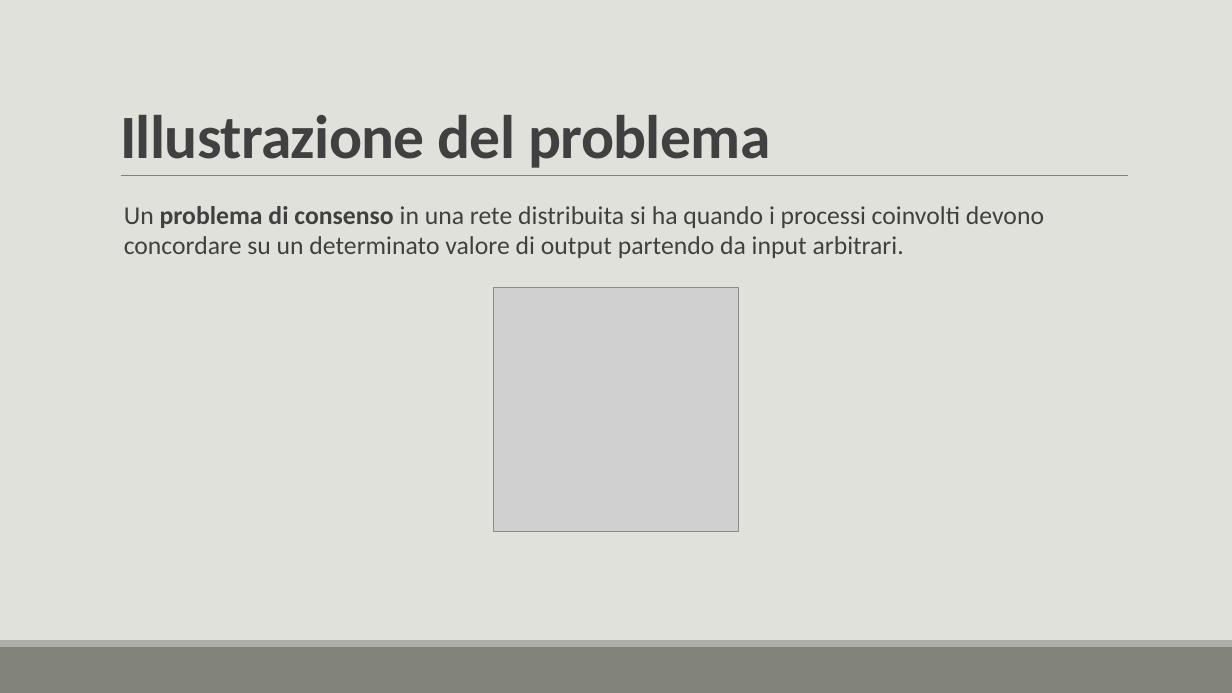
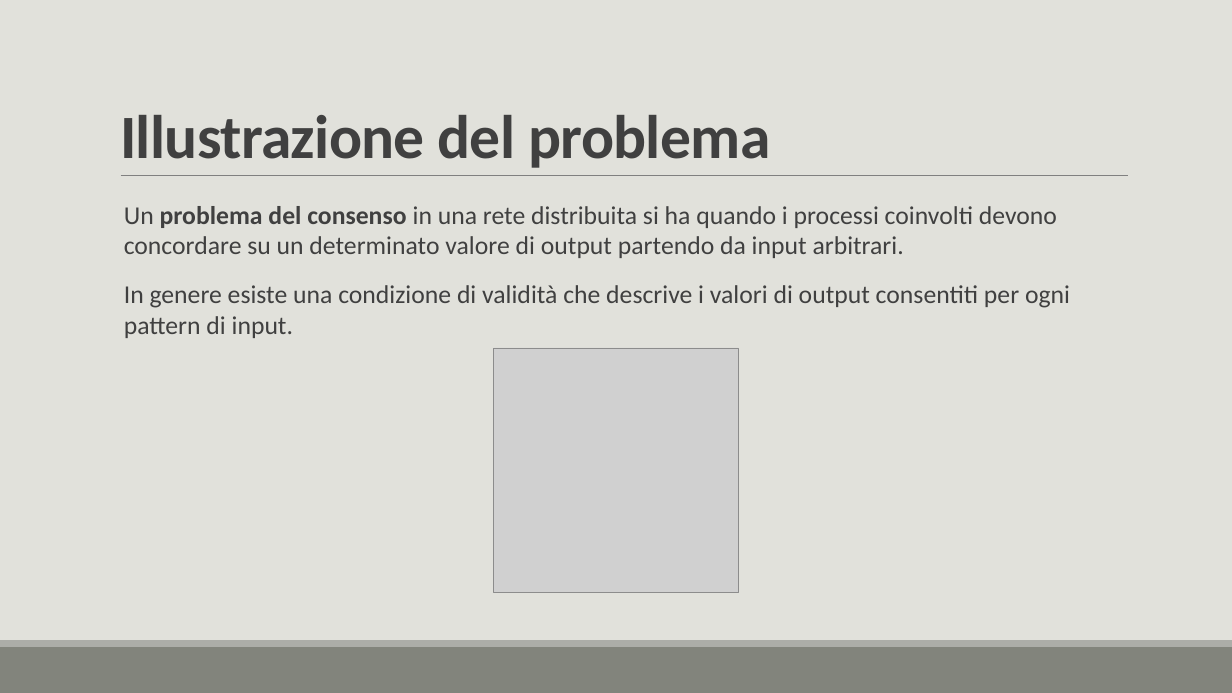
Before and after one commit to lory9894University/mcad, a slide deck: slide 3 of Prensentazione_V2.pptx. Drawn at 1232x693 pixels with LibreOffice and Linux fonts; fonts in the diff are those of the drawing; grey boxes stand for pictures. Boxes give left, top, right and bottom in pixels: in the first picture for what was removed or moved away, otherwise in the second. Text is boxed around its words. In the diff, an @@ line names an element or a change of style, - is before the commit and + after.

Commit message:
06/01/2022 12:25

```diff
--- a/Prensentazione_V2.pptx
+++ b/Prensentazione_V2.pptx
@@ text at [124, 206, 1070, 338]: text changed @@
-Un problema di consenso in una rete distribuita si ha quando i processi coinvolti devono concordare su un determinato valore di output partendo da input arbitrari.
+Un problema del consenso in una rete distribuita si ha quando i processi coinvolti devono concordare su un determinato valore di output partendo da input arbitrari.
+In genere esiste una condizione di validità che descrive i valori di output consentiti per ogni pattern di input.
@@ picture: place and size @@
-picture at [494, 287, 738, 532]
+picture at [494, 348, 738, 593]
```
Also in this commit, not shown: 5 other slides changed.
